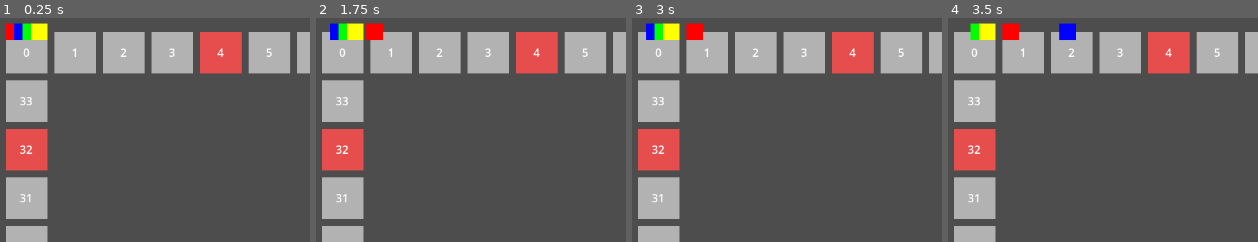
Above: before the commit, frames 1-4 (left to right).
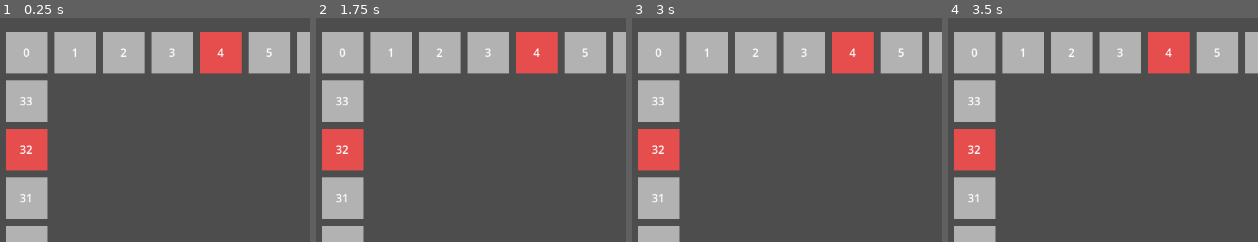
Above: after the commit, the same moments.

Repository: Zephyrdoestech/Pinoy-Party
Game: Godot game, scene res://scenes/Game.tscn
Two runs of this game, one before a commit and one after it. Both use one fixed random seed, a clock stepped at 60 frames per second and the inputs below.
Inputs:
- Up to frame 1 (0.25 s): no input
- Up to frame 2 (1.75 s): click "Roll Dice" at 0.5 s; click "Roll Dice" at 1.25 s
- Up to frame 3 (3 s): click "Roll Dice" at 2 s; tap Enter (ui_accept) at 2.75 s
- Up to frame 4 (3.5 s): tap 1 (p1_jump) at 3.02 s
The pictures show only the part of the screen within x 0-50%, y 0-50%; the shares and areas given below are measured in that part.

The runs differ from the first frame. In frame 1, 1.0% of the frame differs, in the area x 1-16%, y 2-10%; in frame 2, 1.2%; in frame 3, 1.2%; in frame 4, 1.5%, in the area x 7-42%, y 2-10%.

Commit message:
Wire character sprites into PlayerToken: ColorRect -> AnimatedSprite2D, SpriteFrames injected at runtime

Diff:
--- a/pinoy-party/scenes/Game.gd
+++ b/pinoy-party/scenes/Game.gd
@@ -9,6 +9,22 @@
 @onready var state_machine: StateMachine = $StateMachine
 
 var tokens: Array[Node2D] = []
+
+# ---------------------------------------------------------------------------
+# Character sprite paths — one SpriteFrames .tres per player (0-indexed).
+# These files are generated by the AsepriteWizard editor dock:
+#   1. Open the AsepriteWizard dock in Godot.
+#   2. Import each charac{N}_walkFront.aseprite to produce a SpriteFrames .tres.
+#   3. Save the output to the paths listed below.
+# Until those .tres files exist, tokens fall back to a blank AnimatedSprite2D
+# (no crash — just no visible sprite until baked).
+# ---------------------------------------------------------------------------
+const CHARACTER_SPRITE_FRAMES: Array[String] = [
+	"res://assets/board_characters/character1/charac1_walkFront.tres",  # Player 1
+	"res://assets/board_characters/character2/charac2_walkFront.tres",  # Player 2
+	"res://assets/board_characters/character3/charac3_walkFront.tres",  # Player 3
+	"res://assets/board_characters/character4/charac4_walkFront.tres",  # Player 4
+]
 
 func _ready() -> void:
 	_spawn_tokens()
@@ -22,6 +38,25 @@
 	for i in Constants.MAX_PLAYERS:
 		var token: Node2D = player_token_scene.instantiate()
 		add_child(token)
+
+		# Assign the SpriteFrames resource before setup() so the
+		# AnimatedSprite2D is populated when the animation is played.
+		if i < CHARACTER_SPRITE_FRAMES.size():
+			var frames_path: String = CHARACTER_SPRITE_FRAMES[i]
+			if ResourceLoader.exists(frames_path):
+				var frames := load(frames_path)
+				if frames is SpriteFrames:
+					token.sprite_frames = frames
+				else:
+					push_warning(
+						"Game._spawn_tokens: '%s' is not a SpriteFrames resource." % frames_path
+					)
+			else:
+				push_warning(
+					"Game._spawn_tokens: SpriteFrames not found at '%s'. " % frames_path
+					+ "Open AsepriteWizard and generate the .tres for character %d." % (i + 1)
+				)
+
 		token.setup(i, board)
 		token.movement_finished.connect(_on_token_movement_finished)
 		tokens.append(token)
--- a/pinoy-party/scenes/player/PlayerToken.tscn
+++ b/pinoy-party/scenes/player/PlayerToken.tscn
@@ -5,11 +5,8 @@
 [node name="PlayerToken" type="Node2D" unique_id=1295295330]
 script = ExtResource("1_rf7oy")
 
-[node name="ColorRect" type="ColorRect" parent="." unique_id=1682481046]
-offset_left = -12.0
-offset_top = -12.0
-offset_right = 12.0
-offset_bottom = 12.0
+[node name="Sprite" type="AnimatedSprite2D" parent="." unique_id=1682481046]
+scale = Vector2(0.5, 0.5)
 
 [node name="Label" type="Label" parent="." unique_id=1706046835]
 offset_right = 40.0
--- a/pinoy-party/scenes/player/player_token.gd
+++ b/pinoy-party/scenes/player/player_token.gd
@@ -7,12 +7,30 @@
 
 signal movement_finished(player_index: int)
 
-@onready var color_rect: ColorRect = $ColorRect
+## Assign a SpriteFrames resource here per player (one per character).
+## Set in Game.gd._spawn_tokens() at runtime, or pre-assign in the editor.
+@export var sprite_frames: SpriteFrames
+
+@onready var sprite: AnimatedSprite2D = $Sprite
 
 func setup(index: int, board: Node2D) -> void:
 	player_index = index
-	board_ref = board
-	color_rect.color = GameManager.players[player_index]["color"]
+	board_ref    = board
+
+	# Wire the SpriteFrames resource into the AnimatedSprite2D.
+	if sprite_frames != null:
+		sprite.sprite_frames = sprite_frames
+		# Play the front-facing idle walk animation as the board stance.
+		if sprite.sprite_frames.has_animation("walkFront"):
+			sprite.play("walkFront")
+		else:
+			# Fallback: play whatever the first animation is.
+			var anims := sprite.sprite_frames.get_animation_names()
+			if anims.size() > 0:
+				sprite.play(anims[0])
+	else:
+		push_warning("PlayerToken %d: no sprite_frames assigned." % index)
+
 	global_position = board_ref.get_tile_position(0) + Utils.token_offset(player_index)
 
 func move_to(target_tile_index: int) -> void:
Not shown, changed: DEVLOG.md
